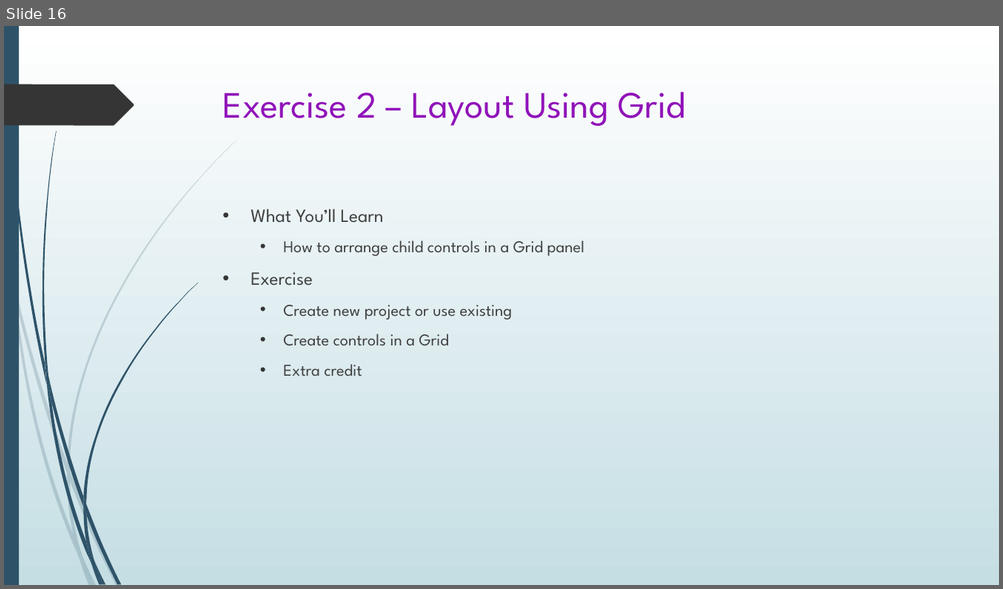
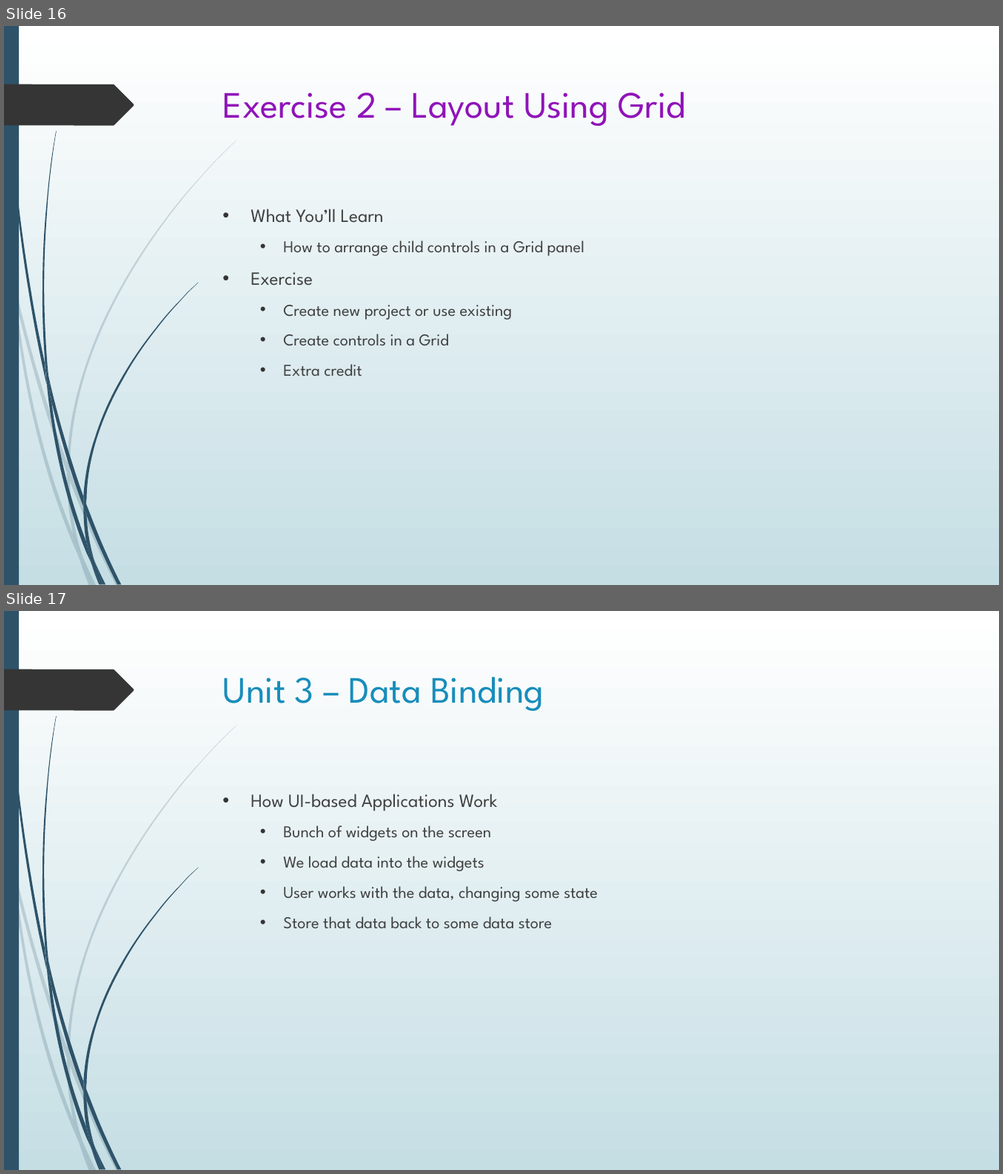
Before and after one commit to seanpsexton/wpf-workshop-solutions, a slide deck: WPF-Workshop-Sexton-Oct2023.pptx. Shown one above the other, each under a label of ours: slide 16 before the commit, slides 16 and 17 after it. The pictures are 1003x589 and 1003x1174 pixels, drawn with LibreOffice and Linux fonts; fonts in the diff are those of the drawing. Boxes give left, top, right and bottom in pixels: in the first picture for what was removed or moved away, otherwise in the second. Text is boxed around its words. In the diff, an @@ line names an element or a change of style, - is before the commit and + after.

Commit message:
Working on Unit 3

```diff
--- a/WPF-Workshop-Sexton-Oct2023.pptx
+++ b/WPF-Workshop-Sexton-Oct2023.pptx
@@ slide 17 added at [4,611,999,1170], background gradient #FFFFFF to #C5DEE5; not listed: 24 template elements that a slide beside it also shows @@
@@ title added at [223,677,543,711], 36 pt, text #178DBB @@
+Unit 3 – Data Binding
@@ text added at [250,794,597,929], 16 pt, text #404040 @@
+• How UI-based Applications Work
+  • Bunch of widgets on the screen
+  • We load data into the widgets
+  • User works with the data, changing some state
+  • Store that data back to some data store
```
Also in this commit, not shown: 6 other slides added, 1 other file.
